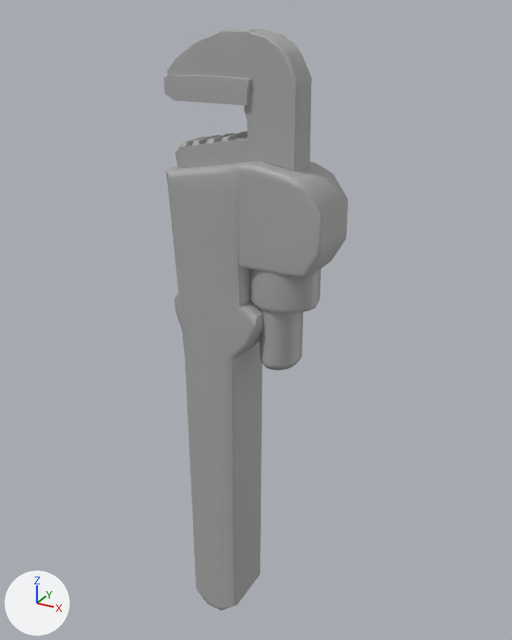
Two versions of the FBX model Content/LevelPrototyping/Meshes/MiscMeshes/SM_Wrench.fbx, one commit apart.
Before and after are seen from a 50 mm lens placed at (0.1322, -0.2392, 0.1416), pointed at (-0.0034, 0.0073, 0.0183). The lights are fixed; the arrows at lower left show +X, +Y and +Z. Where no turn or scale is listed for an object, it has been applied to the vertices. Vertices at the same position are counted once.

Before the edit, the objects in view are built like this:
```python
me_mesh = bpy.data.meshes.new('Mesh')
me_mesh.from_pydata(...)  # 684 vertices, 697 faces; spans x -0.035..0.035, y -0.014..0.014, z -0.135..0.135
me_mesh.materials.append(mat_standardsurface1)  # grey #aaaaaa
# before: 4 (-0.007, -0.014, 0.004) at pixel (223, 367), 7 (-0.007, 0.014, 0.004)
ob_wrench = bpy.data.objects.new('Wrench', me_mesh)
ob_wrench.location = (0.0, 0.0, 0.0)
```
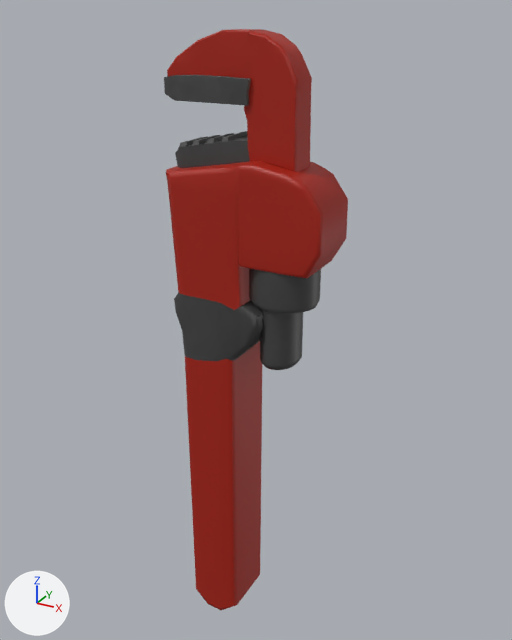
What changed in the scene script:
```text
Add img_t_trimsheet_prop_museum_set1_basecolor_png:
    img_t_trimsheet_prop_museum_set1_basecolor_png = load_image('T_TrimSheet_Prop_Museum_set1_basecolor.png', 'SM_TableN.fbm/T_TrimSheet_Prop_Museum_set1_basecolor.png', 2048, 2048, 'sRGB')
Add mat_display_trimsheet:
    mat_display_trimsheet = principled_material('Display_Trimsheet')
    mat_display_trimsheet.texture = img_t_trimsheet_prop_museum_set1_basecolor_png
Change me_mesh:
    used by ob_wrench; location = (0.0, 0.0, 0.0)
    verts and faces of me_mesh; kept vertices keep their numbers, new ones are numbered from 684
    remove me_mesh.from_pydata(...)  # 684 vertices, 697 faces; spans x -0.035..0.035, y -0.014..0.014, z -0.135..0.135
    add me_mesh.from_pydata(...)  # 682 vertices, 657 faces; spans x -0.035..0.035, y -0.014..0.014, z -0.135..0.135
    me_mesh part 1
    add verts[4] = (-0.01, -0.014, 0.006)  # moved, pixel (217, 361)
    add verts[7] = (-0.01, 0.014, 0.006)  # moved
    me_mesh part 2: 650 kept faces spanning x -0.035..0.035, y -0.014..0.014, z -0.135..0.135 get new texture (UV) coordinates
    me_mesh part 3: 657 faces spanning x -0.035..0.035, y -0.014..0.014, z -0.135..0.135 switch from mat_standardsurface1 (grey #aaaaaa) to mat_display_trimsheet (picture img_t_trimsheet_prop_museum_set1_basecolor_png)
```

Pixel boxes (x1, y1, x2, y2) of what changed, in the pictures (512 x 640 px; the box of a moved part takes in the faces that stretch with it):
part 1 of me_mesh, moved or reshaped: (195, 344, 237, 608) in both
part 2 of me_mesh, surface changed (grey to red): (164, 29, 348, 610) in both
part 3 of me_mesh, recoloured: (247, 79, 251, 105) in both
